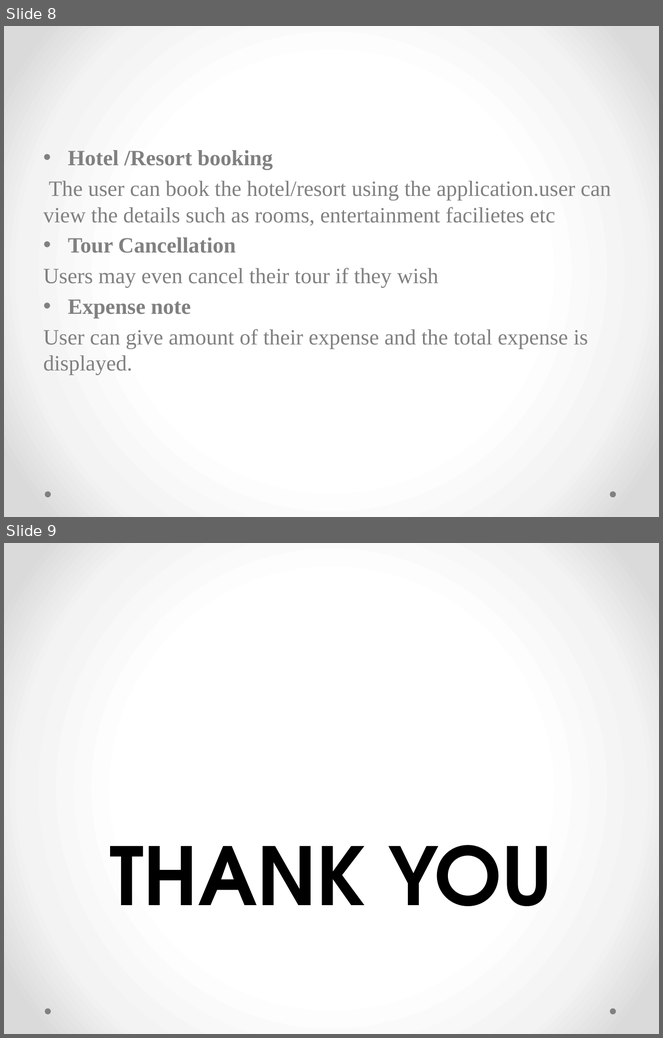
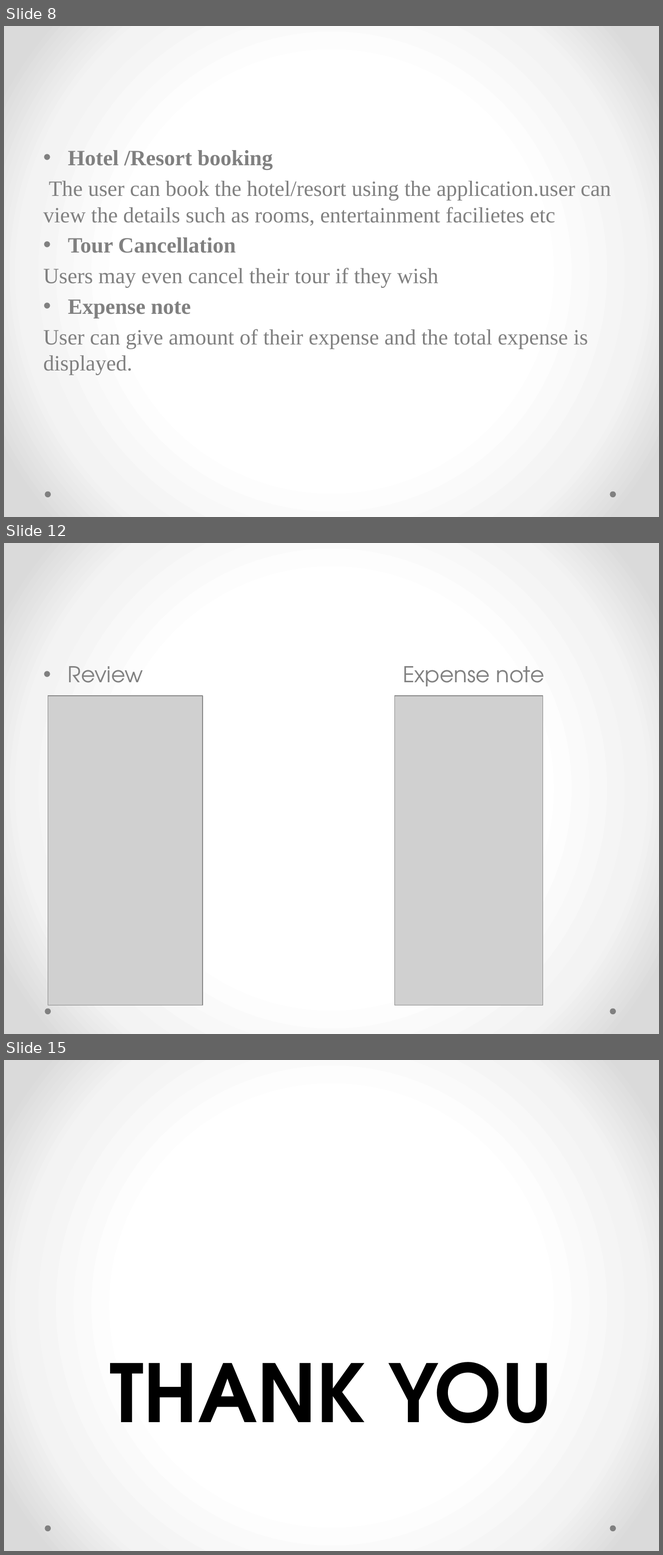
Before and after one commit to Devikapnair/main-project, a slide deck: TRAVEL MATE.pptx. Shown one above the other, each under a label of ours: slides 8 and 9 before the commit, slides 8, 12 and 15 after it; the slides between them are not shown. The pictures are 663x1038 and 663x1555 pixels, drawn with LibreOffice and Linux fonts; fonts in the diff are those of the drawing; grey boxes stand for pictures. Boxes give left, top, right and bottom in pixels: in the first picture for what was removed or moved away, otherwise in the second. Text is boxed around its words. In the diff, an @@ line names an element or a change of style, - is before the commit and + after.

```diff
--- a/TRAVEL MATE.pptx
+++ b/TRAVEL MATE.pptx
@@ slide 12 added at (4,543,659,1034), background gradient #FFFFFF to #F4F4F4 to #DADADA; not listed: 2 template elements that a slide beside it also shows @@
@@ text added at (68,666,545,687), 24 pt, text #808080 @@
+• Review Expense note
@@ picture added at (48,696,203,1005) @@
@@ picture added at (395,696,543,1005) @@
@@ what was slide 9 is now slide 15 @@
```
Also in this commit, not shown: 3 slides changed, 5 other slides added.
